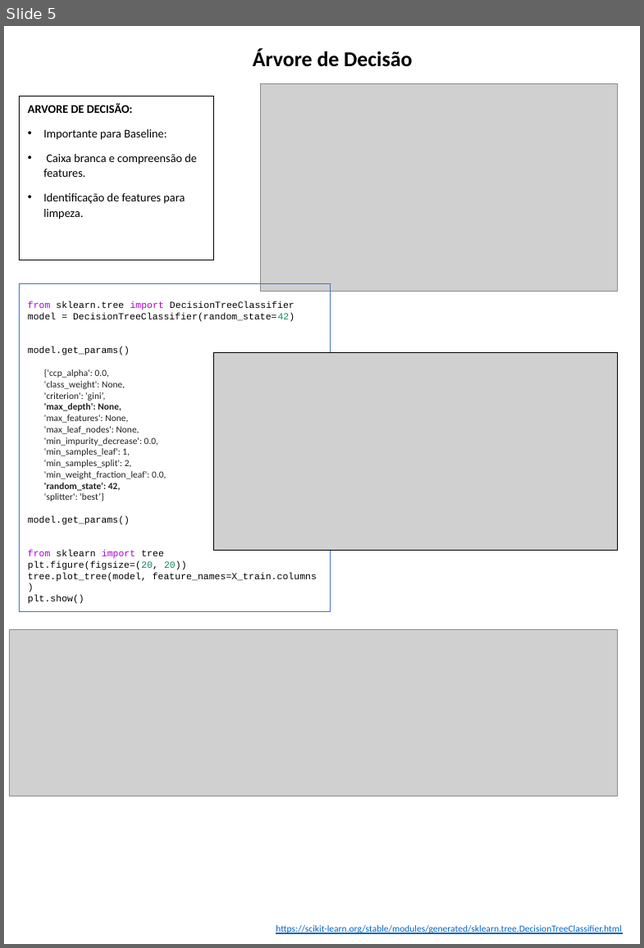
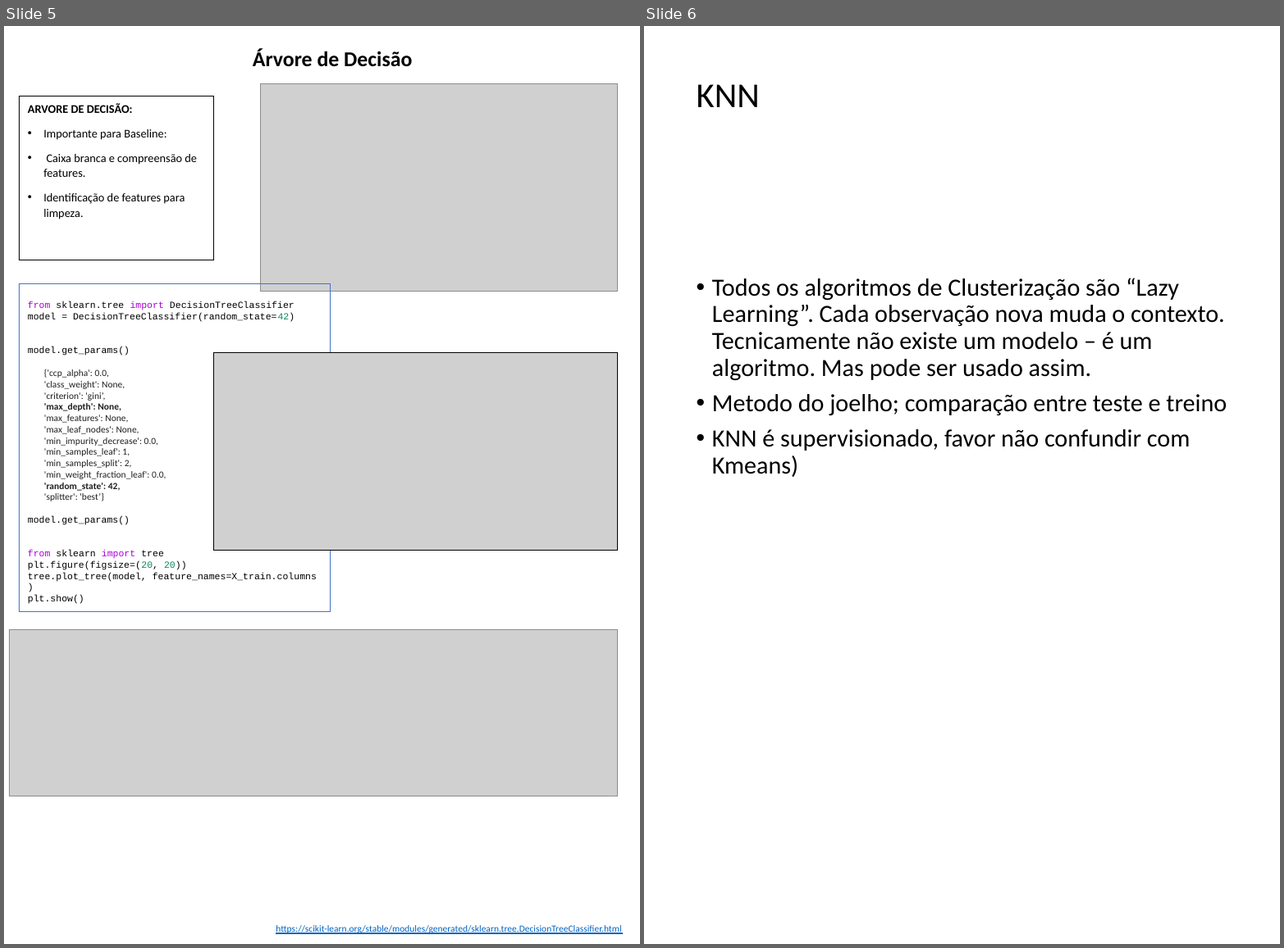
Before and after one commit to vitorquintella/CheatSheets, a slide deck: Pontos didaticos modulo ML.pptx. Shown side by side, each under a label of ours: slide 5 before the commit, slides 5 and 6 after it. The pictures are 644x948 and 1284x948 pixels, drawn with LibreOffice and Linux fonts; fonts in the diff are those of the drawing; grey boxes stand for pictures. Boxes give left, top, right and bottom in pixels: in the first picture for what was removed or moved away, otherwise in the second. Text is boxed around its words. In the diff, an @@ line names an element or a change of style, - is before the commit and + after.

```diff
--- a/Pontos didaticos modulo ML.pptx
+++ b/Pontos didaticos modulo ML.pptx
@@ slide 6 added at box(644, 26, 1280, 944), background #FFFFFF @@
@@ title added at box(696, 84, 760, 107), 29.7 pt, text #000000 @@
+KNN
@@ text added at box(712, 278, 1226, 477), 21 pt, text #000000 @@
+• Todos os algoritmos de Clusterização são “Lazy Learning”. Cada observação nova muda o contexto. Tecnicamente não existe um modelo – é um algoritmo. Mas pode ser usado assim.
+• Metodo do joelho; comparação entre teste e treino
+• KNN é supervisionado, favor não confundir com Kmeans)
```
Also in this commit, not shown: 1 slide removed.
